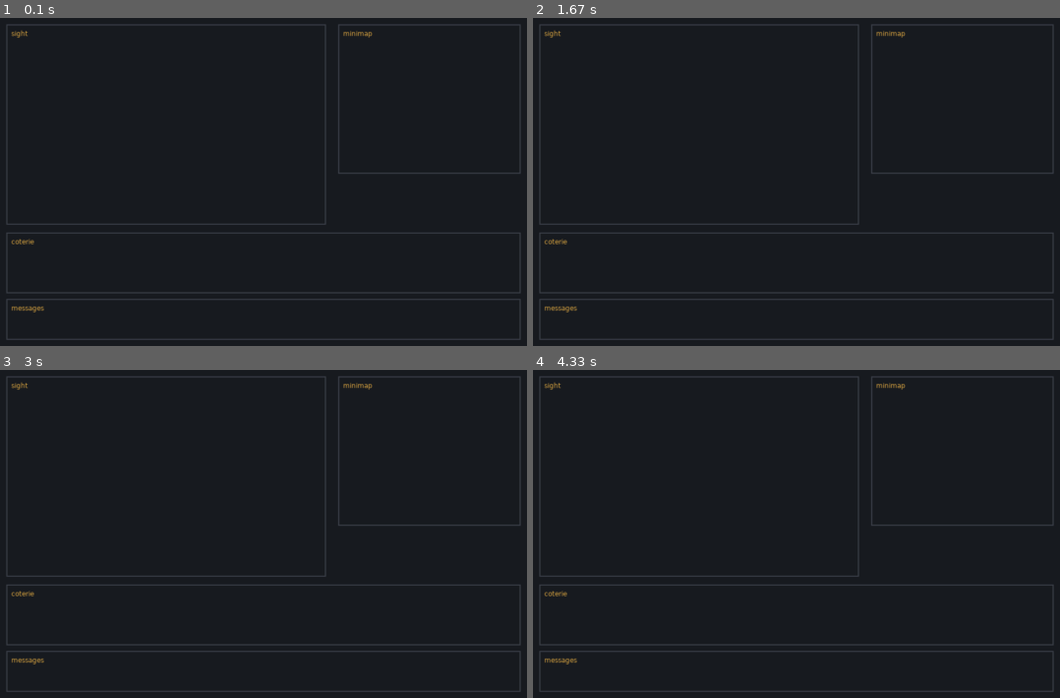
Above: before the commit, frames 1-4 (two rows, left to right).
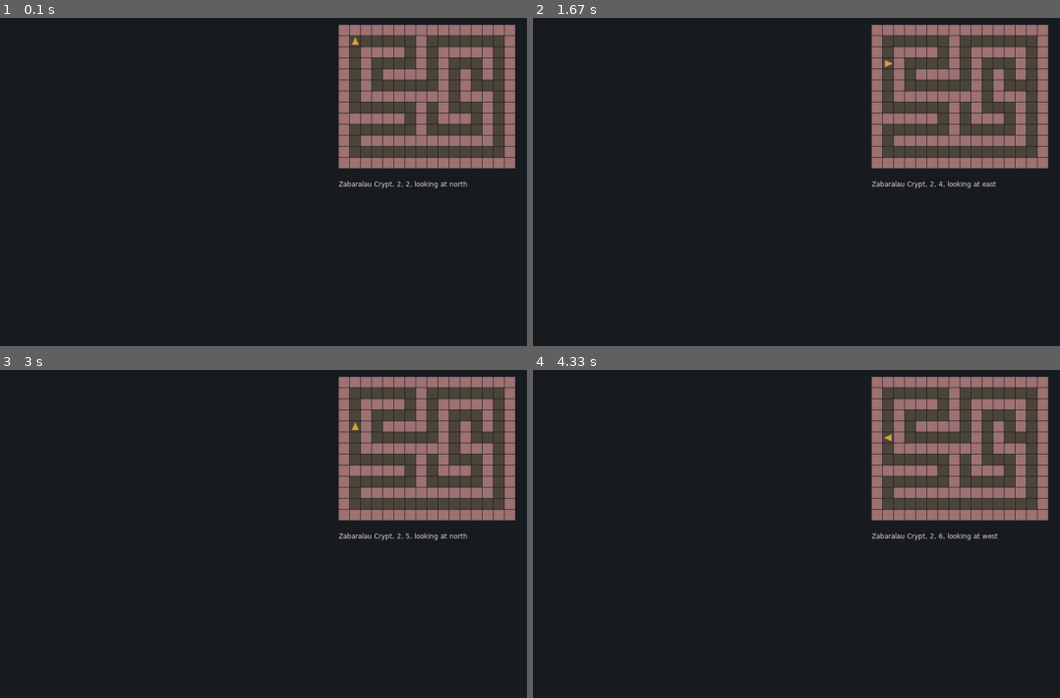
Above: after the commit, the same moments.

Repository: velhotolo/dungeonmatic
Game: LÖVE game, started from main.lua
The game is run twice, just before and just after one commit, with the same random seed, the same clock (stepped at 60 frames per second) and the same inputs.
Inputs:
- Up to frame 1 (0.1 s): no input
- Up to frame 2 (1.67 s): hold S 0.33-0.8 s; hold Right 0.33-0.8 s; hold Q 0.83-1.3 s; hold Right 0.83-1.3 s; hold D from 1.33 s (still down)
- Up to frame 3 (3 s): release D at 1.8 s; hold Up 1.83-2.13 s; hold D 2.17-2.63 s; hold Left from 2.67 s (still down)
- Up to frame 4 (4.33 s): release Left at 3.2 s; hold S 3.23-3.53 s; hold Left 3.57-3.97 s

The runs differ from the first frame. In frame 1, 16% of the frame differs, in the area x 1-99%, y 2-99%; in frame 2, 16%; in frame 3, 16%; in frame 4, 16%.

Commit message:
More math knowledge would be help me rn

Diff:
--- a/main.lua
+++ b/main.lua
@@ -1,24 +1,60 @@
+-- game's entry point. LOVE looks for this file and load functions
+
+local Map = require("src.map")
+local Party = require("src.party")
+local direction = require("src.direction")
+local minimap = require("src.minimap")
+
+local LEVEL = "level1" --current level
+local maps             -- current floor
+local party            -- the coterie
+
+-- try to walk, if there's a wall, the couterie don't move
+local function walk(ahead, side)
+    party:step(map, ahead, side)
+end
+
+local function turn(toRight)
+    if toRight then
+        party:turnRight()
+    else
+        party:turnLeft()
+    end
+end
+
 function love.load()
     love.graphics.setBackgroundColor(0.09, 0.10, 0.12)
+
+    -- this will be read by another file in the future
+    local level = love.filesystem.load("maps/" .. LEVEL .. ".lua")()
+    map = Map.new(level.rows)
+    map.name = level.name
+
+    party = Party.new(x, y, dir)
 end
 
-function love.leypressed(key)
-    if key == "escape" then
+function love.keypressed(key)
+    if key == "w" or key == "up" then
+        walk(1, 0)
+    elseif key == "s" or key == "down" then
+        walk(-1, 0)
+    elseif key == "a" then
+        walk(0, -1)
+    elseif key == "d" then
+        walk(0, 1)
+    elseif key == "q" or key == "left" then
+        turn(false)
+    elseif key == "e" or key == "right" then
+        turn(true)
+    elseif key == "escape" then
         love.event.quit()
     end
 end
 
 function love.draw()
-    -- the outline of the areas
-    love.graphics.setColor(0.33, 0.35, 0.40)
-    love.graphics.rectangle("line", 16, 16, 576, 360)  -- sight
-    love.graphics.rectangle("line", 616, 16, 328, 268) -- minimap
-    love.graphics.rectangle("line", 16, 392, 928, 108) -- couterie
-    love.graphics.rectangle("line", 16, 512, 928, 72)  -- messages
+    minimap.draw(map, party, 616, 16, 20)
 
-    love.graphics.setColor(0.85, 0.64, 0.25)
-    love.graphics.print("sight", 24, 24)
-    love.graphics.print("minimap", 624, 24)
-    love.graphics.print("coterie", 24, 400)
-    love.graphics.print("messages", 24, 520)
+    love.graphics.setColor(0.90, 0.86, 0.78)
+    love.graphics.print(("%s, %d, %d, looking at %s"):format(
+        map.name, party.x, party.y, direction.NAMES[party.dir]), 616, 296)
 end
--- a/maps/level1.lua
+++ b/maps/level1.lua
@@ -1,5 +1,5 @@
 return {
-    name = "Zabaralau Crypt"
+    name = "Zabaralau Crypt",
     start = { x = 2, y = 2, dir = 2 },
     rows = {
         "################",
--- /dev/null
+++ b/src/direction.lua
@@ -0,0 +1,42 @@
+-- direction.lua the four grid directions and calculations
+-- 1 = north, 2 = east, 3 = south, 4 = west (clockwise)
+local direction = {}
+
+direction.NAMES = { "north", "east", "south", "west" }
+
+-- the amount x and y change when a step is performed on each direction
+-- the y grow downwards, like the lines of a text file
+direction.DX = { 0, 1, 0, -1 }
+direction.DY = { -1, 0, 1, 0 }
+
+-- turn right: 1->2, 2->3, 3->4, 4->1
+function direction.right(dir)
+    return (dir % 4) + 1
+end
+
+-- turn left: 3/4 turn to the right
+function direction.left(dir)
+    return ((dir + 2) % 4) + 1
+end
+
+-- half turn: 2/4 of turn
+function direction.opposite(dir)
+    return ((dir + 1) % 4) + 1
+end
+
+-- changes a relative position to the group in a grid position
+-- ahead: how many cells ahead (negative = behind)
+-- side: how many cells to the side (positive = right, negative = left)
+function direction.toGrid(x, y, dir, ahead, side)
+    local right = direction.right(dir)
+    local gx = x + direction.DX[dir] * ahead + direction.DX[right] * side
+    local gy = y + direction.DY[dir] * ahead + direction.DY[right] * side
+    return gx, gy
+end
+
+-- the logic: TUrning right means go to the next direction clockwise. 1, 2, 3, 4 and, after the 4, back to 1.
+-- the operator % does this: 4 % $ is 0, 5 % 4 is 1. The formula (dir % 4) + 1 gives us 2, 3, 4, 1 for dir = 1, 2, 3 and 4.
+-- to turn left is perform three steps right: ((dir +2) % 4) + 1. Half turn is two steps: ((dir + 1) % 4) + 1.
+-- my math skills are lacking, it took a lot of time to figure this out
+
+return direction
--- a/src/map.lua
+++ b/src/map.lua
@@ -1,51 +1,52 @@
-local Map {}
-sMap.__index = Map
+local Map = {}
+Map.__index = Map
 
 -- the meaning of the stuff on the other file
 Map.TYPES = {
     ["#"] = "wall",
     ["."] = "floor",
-    ["S"] = "secret",       -- secret passage, looks like a wall until somebody finds it
+    ["S"] = "secret" -- secret passage, looks like a wall until somebody finds it
+
 }
 
 -- creates a map froma list of lines and text
 function Map.new(rows)
-local map = { cells = {}, width = 0, height = #rows }
-setmetatable(map, Map)
-for y, row in ipairs(rows) do
-map.cells[y] = {}
-if #row > map.width then
-map.width = #row
-end
-for x = 1, #row do
-local char = row:sub(x, x)
-local kind = Map.TYPES[char]
-if not kind then
-error(("unknown caracter '%s' in line %d, column %d"):format(char, y, x))
-end
-map.cells[y][x] = kind
-end
-end
-return map
+    local map = { cells = {}, width = 0, height = #rows }
+    setmetatable(map, Map)
+    for y, row in ipairs(rows) do
+        map.cells[y] = {}
+        if #row > map.width then
+            map.width = #row
+        end
+        for x = 1, #row do
+            local char = row:sub(x, x)
+            local kind = Map.TYPES[char]
+            if not kind then
+                error(("unknown caracter '%s' in line %d, column %d"):format(char, y, x))
+            end
+            map.cells[y][x] = kind
+        end
+    end
+    return map
 end
 
 -- celltype: wall, floor or secret
 function Map:cell(x, y)
-local row = self.cells[y]
-if row == nil then
-return "wall"
-end
-return row[x] or "wall"
+    local row = self.cells[y]
+    if row == nil then
+        return "wall"
+    end
+    return row[x] or "wall"
 end
 
-function Map:isFree(x,y)
-return self:cell(x,y) == "floor"
+function Map:isFree(x, y)
+    return self:cell(x, y) == "floor"
 end
 
 -- Should be drawn like a wall (but is not one)? Secret passage.
 function Map:isSolid(x, y)
-local kind = self:cell(x, y)
-return kind == "wall" or kind == "secret"
+    local kind = self:cell(x, y)
+    return kind == "wall" or kind == "secret"
 end
 
-return map
+return Map
--- /dev/null
+++ b/src/minimap.lua
@@ -0,0 +1,58 @@
+-- the map from above
+local direction = require("src.direction")
+
+local minimap = {}
+
+local FLOOR_COLOR = { 0.30, 0.27, 0.22 }
+local WALL_COLOR = { 0.62, 0.45, 0.45 }
+local PARTY_COLOR = { 0.85, 0.64, 0.25 }
+
+-- a triangle on the center of the group's cell, pointing to where they look
+local function drawParty(party, x0, y0, size)
+    local cx = x0 + (party.x - 0.5) * size -- cell center, in pixels
+    local cy = y0 + (party.y - 0.5) * size
+    local d = party.dir
+    local l = direction.left(d)
+    local r = direction.right(d)
+    local radius = size * 0.4
+    local back = radius * 0.8
+
+    -- point: ahead of the center
+    local tipX = cx + direction.DX[d] * radius
+    local tipY = cy + direction.DY[d] * radius
+
+    -- back edge to the left and back edge to the right
+    local leftX = cx + (direction.DX[l] - direction.DX[d]) * back
+    local leftY = cy + (direction.DY[l] - direction.DY[d]) * back
+    local rightX = cx + (direction.DX[r] - direction.DX[d]) * back
+    local rightY = cy + (direction.DY[r] - direction.DY[d]) * back
+    love.graphics.setColor(PARTY_COLOR)
+    love.graphics.polygon("fill", tipX, tipY, leftX, leftY, rightX, rightY)
+end
+
+function minimap.draw(map, party, x0, y0, size)
+    for y = 1, map.height do
+        for x = 1, map.width do
+            if map:isSolid(x, y) then
+                love.graphics.setColor(WALL_COLOR)
+            else
+                love.graphics.setColor(FLOOR_COLOR)
+            end
+            love.graphics.rectangle("fill",
+                x0 + (x - 1) * size, y0 + (y - 1) * size,
+                size - 1, size - 1)
+        end
+    end
+    drawParty(party, x0, y0, size)
+    love.graphics.setColor(1, 1, 1)
+end
+
+return minimap
+
+-- colours stay outside the function, because they're the same in each frame.
+-- the function goes through each cell and draws each one like e filled frame
+-- the math behind it: The cell (x, y) beings at x0 + (x -1) * size. The -1 exists because the grid
+-- starts in 1 and the screen at 0: the cell n 1 stays exactly at x0.
+-- square side is size - 1: the pixel leftover turns into a dark line between cells.
+-- love.graphics.SetColor directly accepts a color table: setColor (WALL_COLOR) (this is magic)
+-- in the end, colour comes back to white. It will allow freedom to draw something better in the future.
--- /dev/null
+++ b/src/party.lua
@@ -0,0 +1,36 @@
+-- where the coterie is, where they're looking and how they walk
+local direction = require("src.direction")
+
+local Party = {}
+Party.__index = Party
+
+function Party.new(x, y, dir)
+    local self = setmetatable({}, Party)
+    self.x = x or 2
+    self.y = y or 2
+    self.dir = dir or 1
+    self.members = {}
+    return self
+end
+
+function Party:turnRight()
+    self.dir = direction.right(self.dir)
+end
+
+function Party:turnLeft()
+    self.dir = direction.left(self.dir)
+end
+
+-- the four uses of step: (1, 0) walks ahead; (-1, 0) backwards, (0, -1) sideways to the left; (0, 1) sideways to the right
+-- the coterie doesn't turn as they walk sideways: something from the classics like Eye of the Beholder and Realms of Arkania
+function Party:step(map, ahead, side)
+    local nx, ny = direction.toGrid(self.x, self.y, self.dir, ahead, side)
+    if not map:isFree(nx, ny) then
+        return false, map:cell(nx, ny)
+    end
+    self.x = nx
+    self.y = ny
+    return true
+end
+
+return Party
